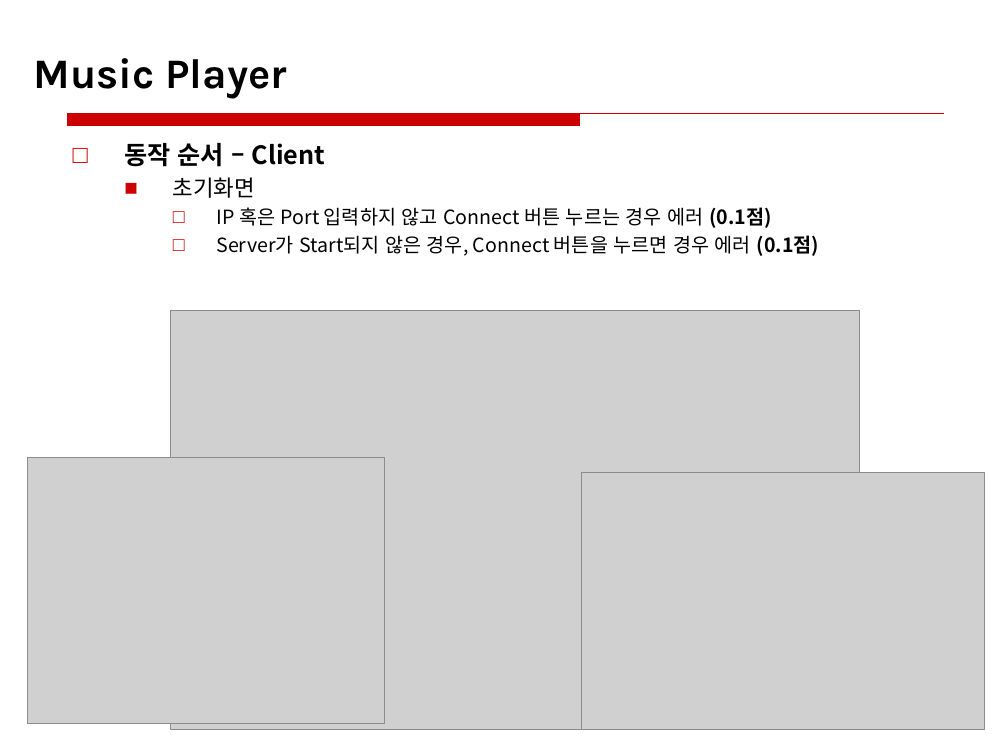
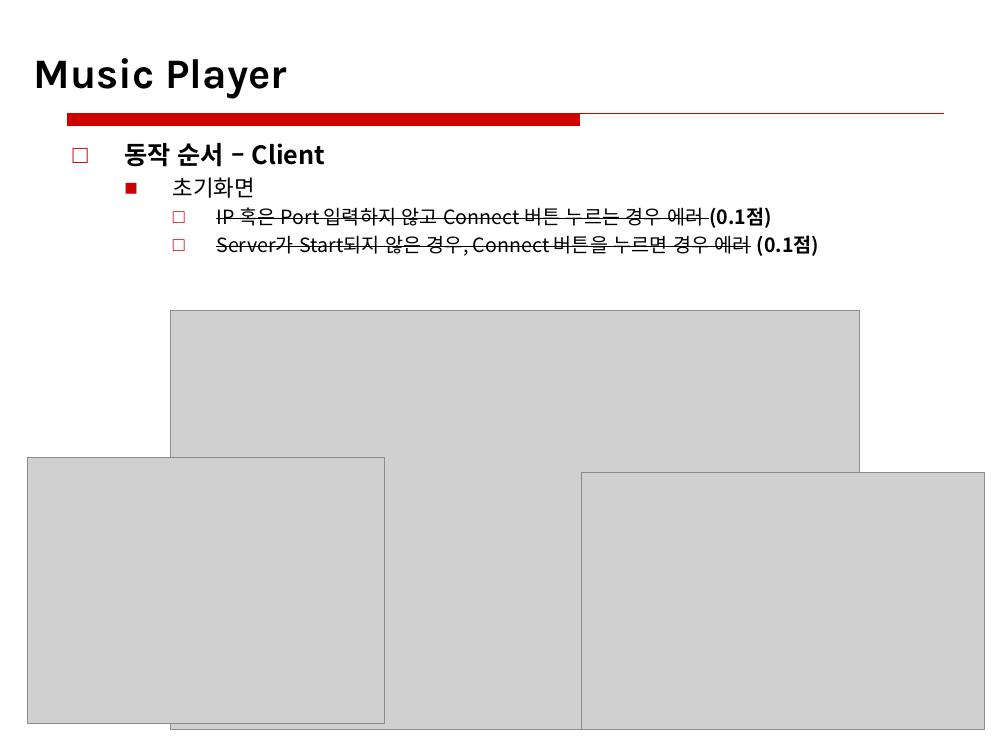
Before and after one commit to milkcat1994/Sosil3_Project2_MusicPlayer, a slide deck: slide 9 of homework2.pptx. Drawn at 1008x756 pixels with LibreOffice and Linux fonts; fonts in the diff are those of the drawing; grey boxes stand for pictures; background and template pictures are left out. Boxes give left, top, right and bottom in pixels: in the first picture for what was removed or moved away, otherwise in the second. Text is boxed around its words. In the diff, an @@ line names an element or a change of style, - is before the commit and + after.

```diff
--- a/homework2.pptx
+++ b/homework2.pptx
@@ text at [216, 207, 820, 256]: strikethrough on in "IP 혹은 Port 입력하지 않고 Connect 버튼 ...", "Server가 Start되지 않은 경우, Connect 버튼을 누르면 ..." @@
```
Also in this commit, not shown: 5 other slides changed, 57 other files.
